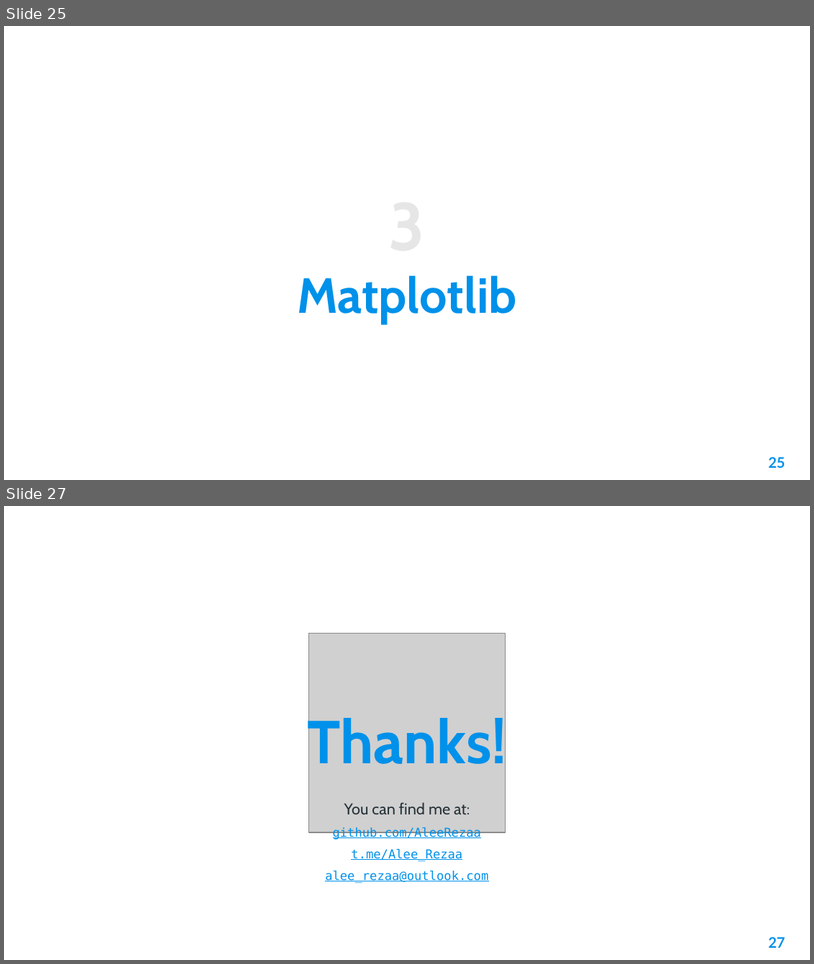
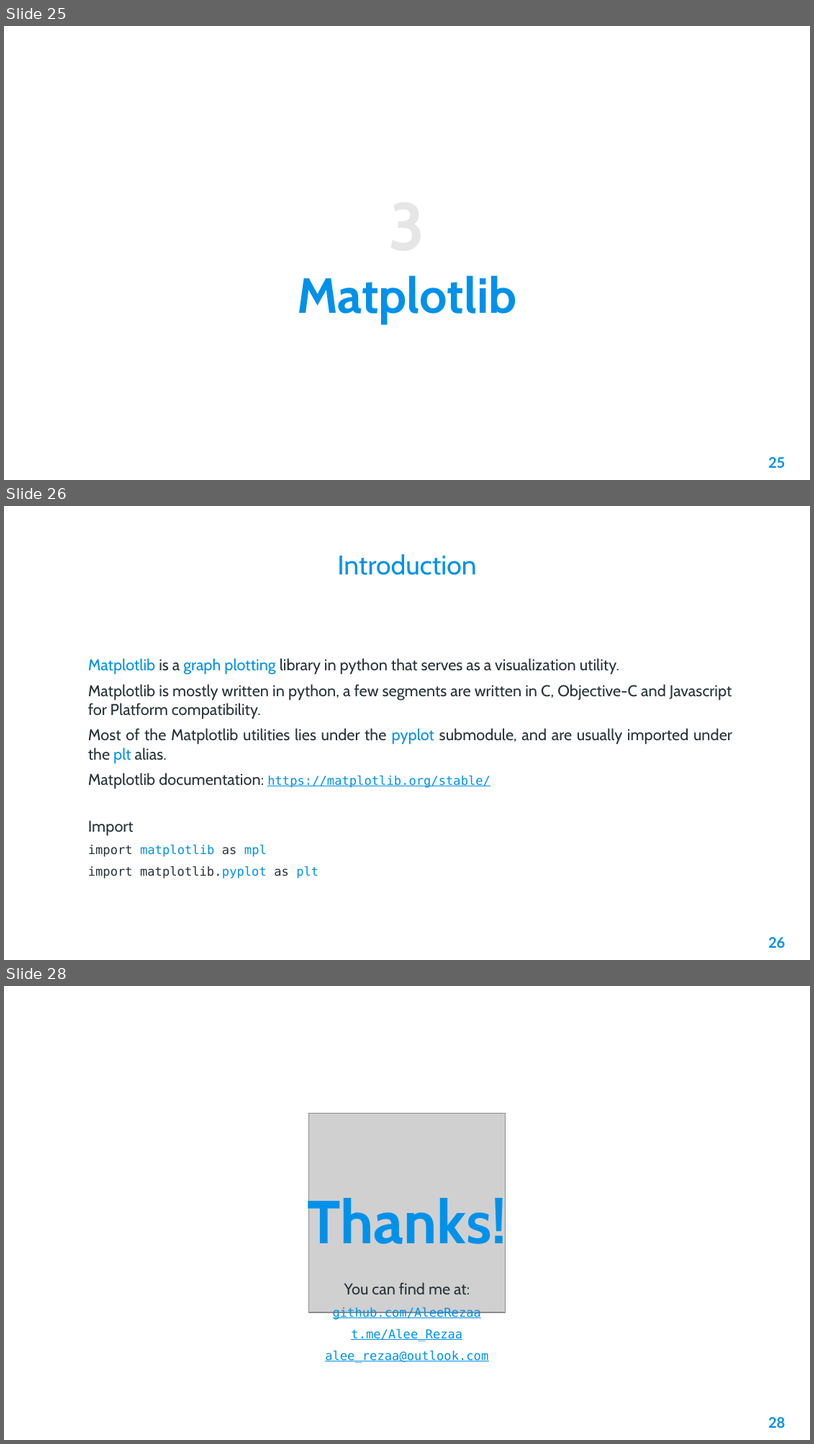
Before and after one commit to AleeRezaa/learn-python, a slide deck: Powerpoint/2 Data Science.pptx. Shown one above the other, each under a label of ours: slides 25 and 27 before the commit, slides 25, 26 and 28 after it; the slides between them are not shown. The pictures are 814x964 and 814x1444 pixels, drawn with LibreOffice and Linux fonts; fonts in the diff are those of the drawing; grey boxes stand for pictures; background and template pictures are left out. Boxes give left, top, right and bottom in pixels: in the first picture for what was removed or moved away, otherwise in the second. Text is boxed around its words. In the diff, an @@ line names an element or a change of style, - is before the commit and + after.

Commit message:
add mpl plotting

```diff
--- a/Powerpoint/2 Data Science.pptx
+++ b/Powerpoint/2 Data Science.pptx
@@ slide 26 added at (4, 506, 810, 960), background picture (left out) @@
@@ title added at (337, 554, 476, 575), 24 pt, text #0091EA @@
+Introduction
@@ text added at (88, 658, 733, 878), 14 pt, text #263238 @@
+Matplotlib is a graph plotting library in python that serves as a visualization utility.
+Matplotlib is mostly written in python, a few segments are written in C, Objective-C and Javascript for Platform compatibility.
+Most of the Matplotlib utilities lies under the pyplot submodule, and are usually imported under the plt alias.
+Matplotlib documentation: https://matplotlib.org/stable/
+Import
+import matplotlib as mpl
+import matplotlib.pyplot as plt
@@ page number added at (769, 937, 785, 947), 13 pt, text #0091EA, bold @@
+26
@@ what was slide 27 is now slide 28 @@
@@ page number at (769, 1417, 785, 1427): text changed @@
-27
+28
```
Also in this commit, not shown: 1 slide changed, 1 other slide added, 1 slide removed, 1 other file.
